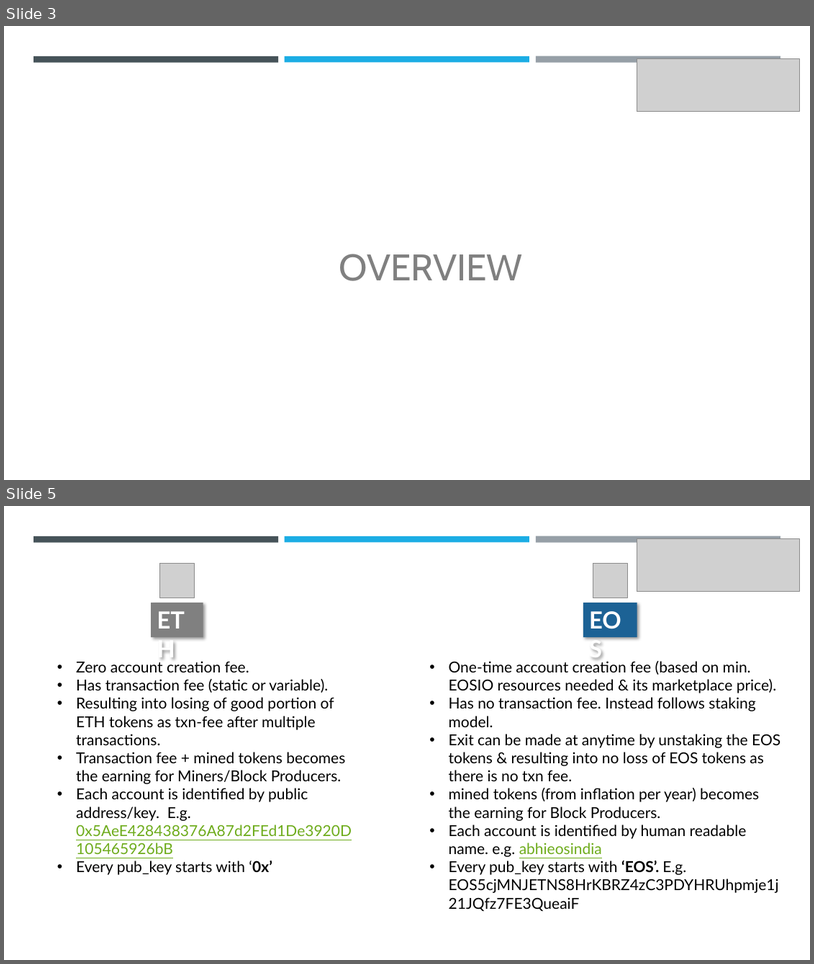
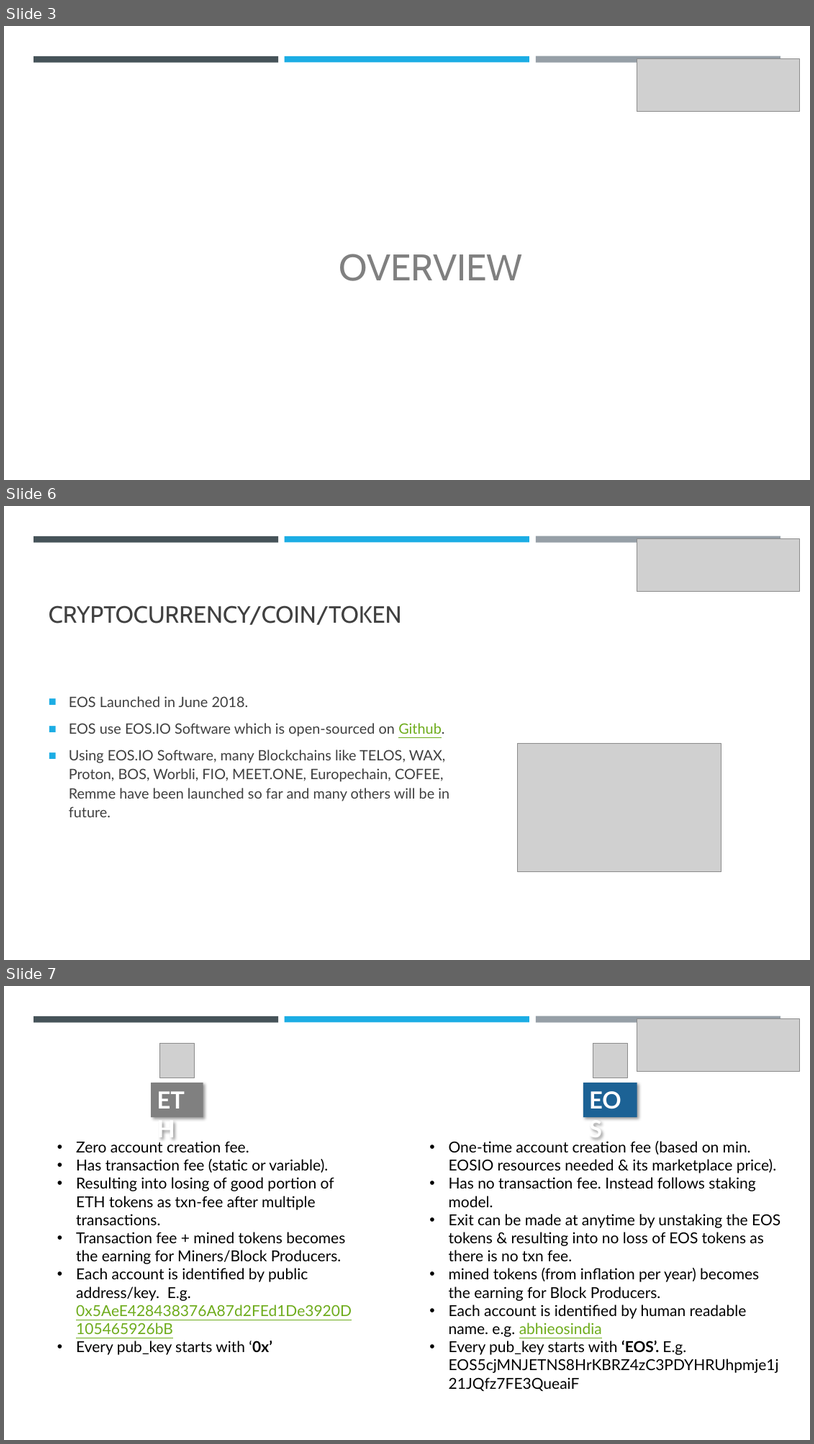
Before and after one commit to abhi3700/My_Learning_Blockchain, a slide deck: PPT.pptx. Shown one above the other, each under a label of ours: slides 3 and 5 before the commit, slides 3, 6 and 7 after it; the slides between them are not shown. The pictures are 814x964 and 814x1444 pixels, drawn with LibreOffice and Linux fonts; fonts in the diff are those of the drawing; grey boxes stand for pictures. Boxes give left, top, right and bottom in pixels: in the first picture for what was removed or moved away, otherwise in the second. Text is boxed around its words. In the diff, an @@ line names an element or a change of style, - is before the commit and + after.

```diff
--- a/PPT.pptx
+++ b/PPT.pptx
@@ slide 6 added at bbox=[4, 506, 810, 960], background #FFFFFF; not listed: 3 template elements that a slide beside it also shows @@
@@ picture added at bbox=[638, 538, 800, 591] @@
@@ title added at bbox=[49, 605, 402, 625], 28 pt, text #404040 @@
+CRYPTOCURRENCY/COIN/TOKEN
@@ text added at bbox=[69, 696, 450, 817], 17 pt, text #404040 @@
+■ EOS Launched in June 2018.
+■ EOS use EOS.IO Software which is open-sourced on Github.
+■ Using EOS.IO Software, many Blockchains like TELOS, WAX, Proton, BOS, Worbli, FIO, MEET.ONE, Europechain, COFEE, Remme have been launched so far and many others will be in future.
@@ picture added at bbox=[518, 743, 722, 872] @@
@@ what was slide 5 is now slide 7 @@
```
Also in this commit, not shown: 4 slides changed, 2 other slides added, 34 slides removed.
